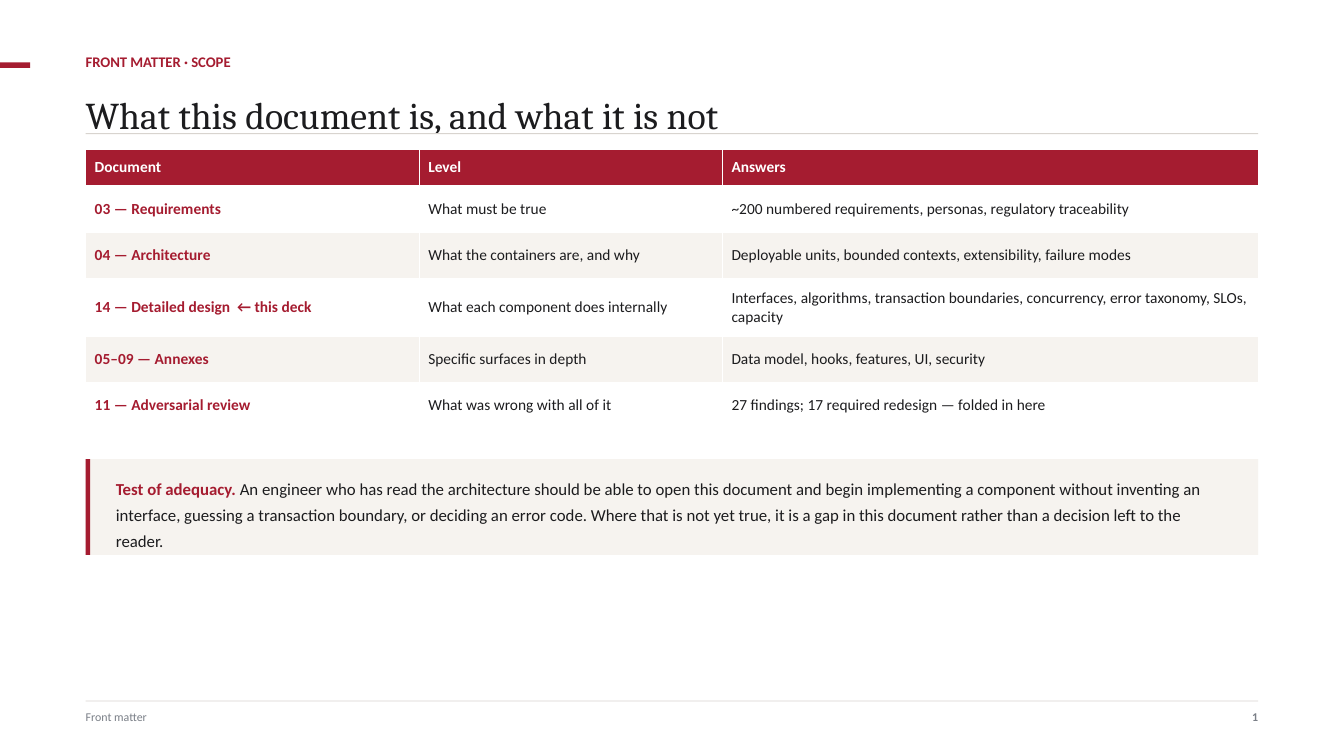
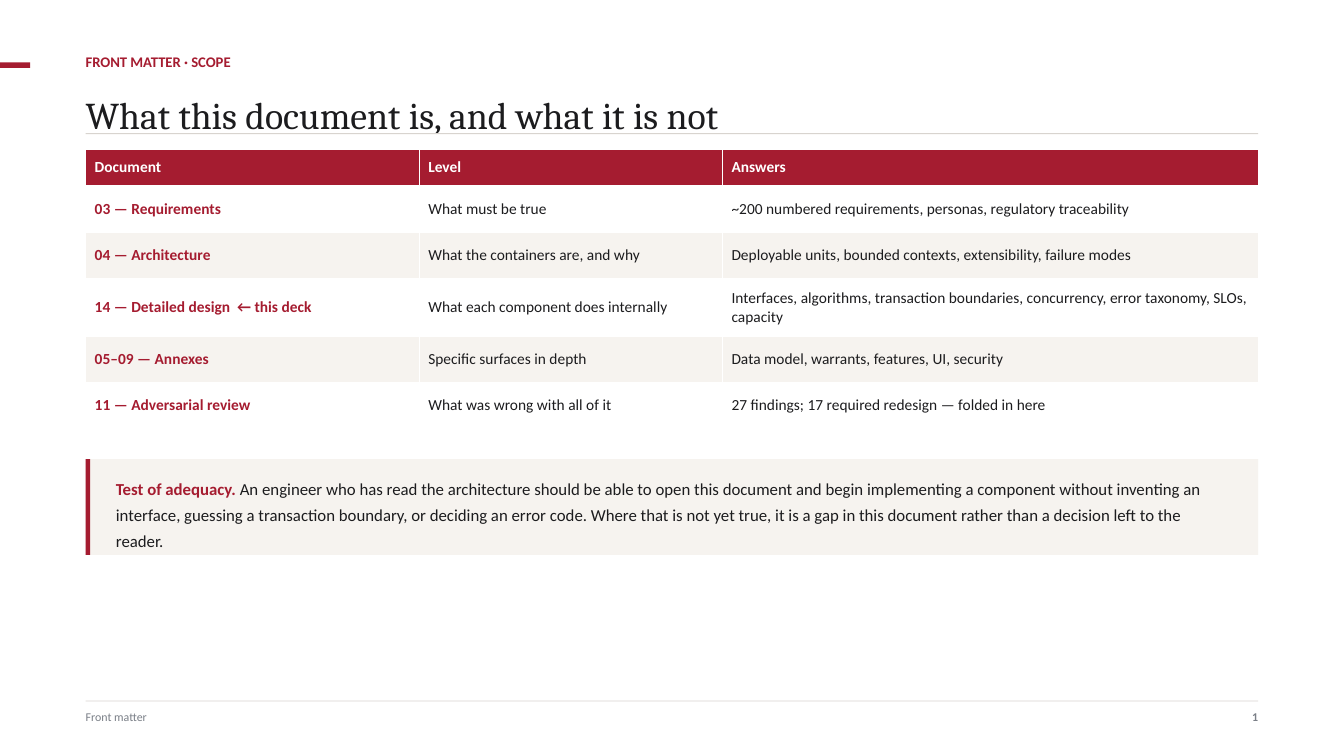
Before and after one commit to ajsinha/maya, a slide deck: slide 2 of docs/MAYA-System-Design.pptx. Drawn at 1344x756 pixels with LibreOffice and Linux fonts; fonts in the diff are those of the drawing. Boxes give left, top, right and bottom in pixels: in the first picture for what was removed or moved away, otherwise in the second. Text is boxed around its words. In the diff, an @@ line names an element or a change of style, - is before the commit and + after.

```diff
--- a/docs/MAYA-System-Design.pptx
+++ b/docs/MAYA-System-Design.pptx
@@ table at bbox=[86, 149, 1259, 430] @@
-row 5, column 3: Data model, hooks, features, UI, security
+row 5, column 3: Data model, warrants, features, UI, security
```
Also in this commit, not shown: 25 other slides changed, 3 slides added, 2 other files.
